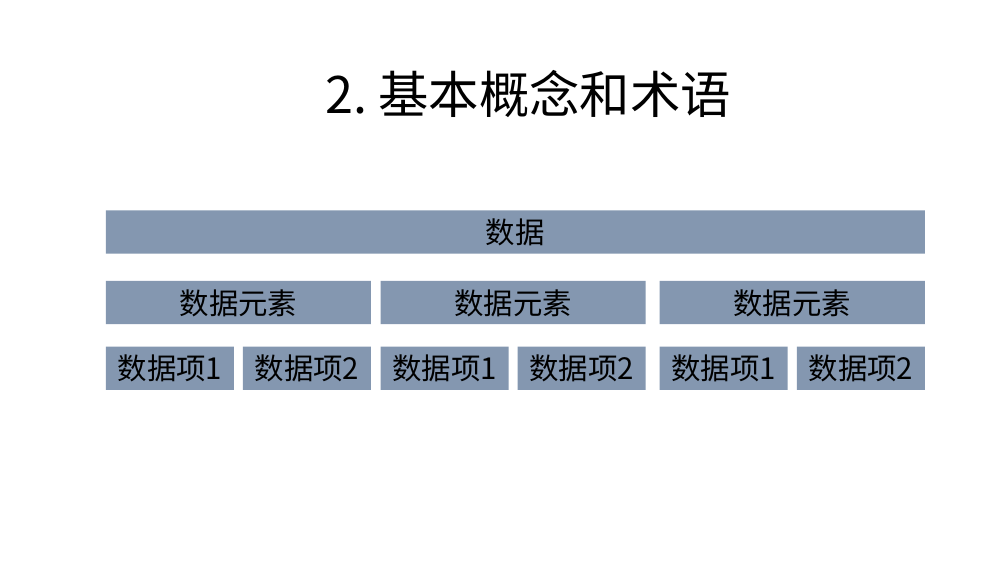
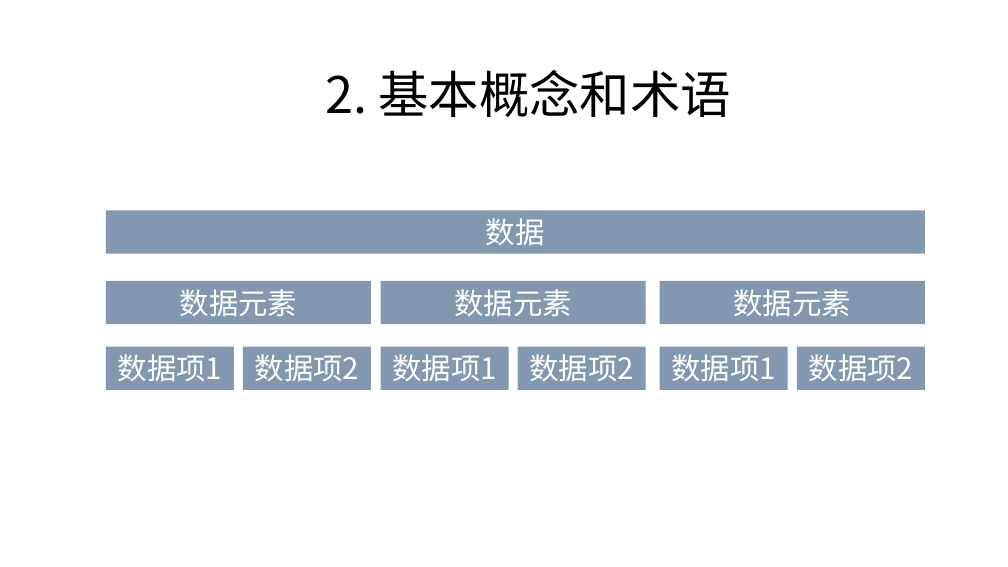
Before and after one commit to zjyesir/hmc_data_structure, a slide deck: slide 5 of 1绪论.pptx. Drawn at 1008x567 pixels with LibreOffice and Linux fonts; fonts in the diff are those of the drawing; background and template pictures are left out. Boxes give left, top, right and bottom in pixels: in the first picture for what was removed or moved away, otherwise in the second. Text is boxed around its words. In the diff, an @@ line names an element or a change of style, - is before the commit and + after.

```diff
--- a/1绪论.pptx
+++ b/1绪论.pptx
@@ text colour #000000 to #FFFFFF in 10 elements at [106, 210, 925, 253], [106, 281, 371, 324], [106, 346, 234, 389], [243, 346, 371, 389], [380, 281, 646, 324], [380, 346, 508, 389], [518, 346, 646, 389], [660, 281, 926, 324], [660, 346, 788, 389], [797, 346, 925, 389] @@
```
Also in this commit, not shown: 10 other slides changed, 6 slides added, 4 slides removed, 3 other files.
